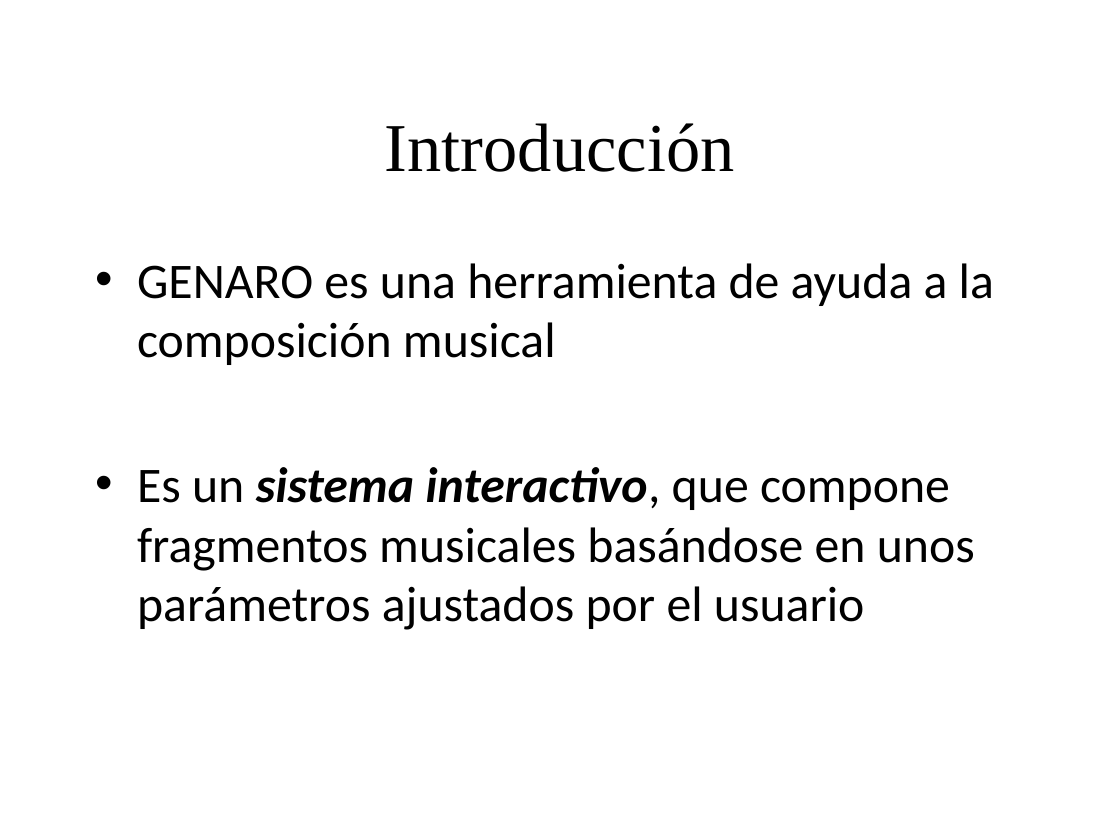
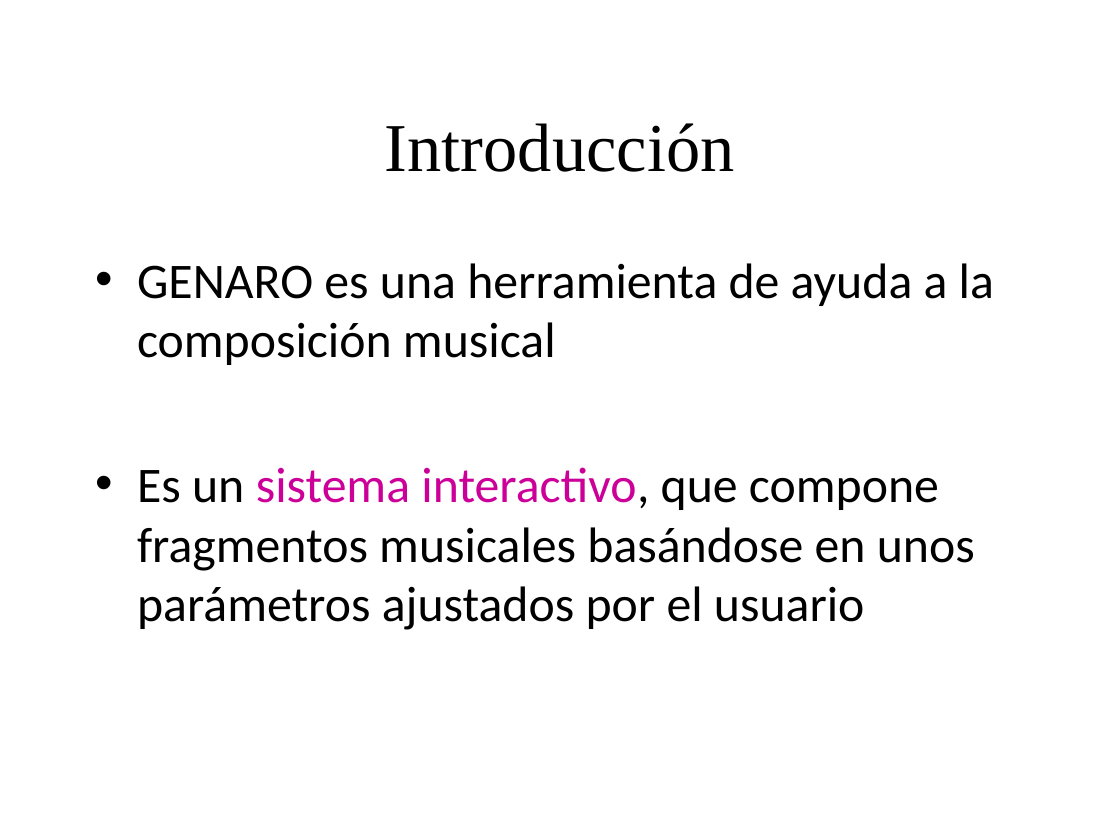
Before and after one commit to BackupTheBerlios/genaro, a slide deck: slide 3 of Documentos/MemoriaSSII/presentacion_proyecto.ppt. Drawn at 1120x840 pixels with LibreOffice and Linux fonts; fonts in the diff are those of the drawing; background and template pictures are left out. Boxes give left, top, right and bottom in pixels: in the first picture for what was removed or moved away, otherwise in the second. Text is boxed around its words. In the diff, an @@ line names an element or a change of style, - is before the commit and + after.

```diff
--- a/Documentos/MemoriaSSII/presentacion_proyecto.ppt
+++ b/Documentos/MemoriaSSII/presentacion_proyecto.ppt
@@ text at (137,467,975,630): text colour #000000 to #CC0099, bold off, italic off in "sistema interactivo," @@
```
Also in this commit, not shown: 17 other slides changed.
